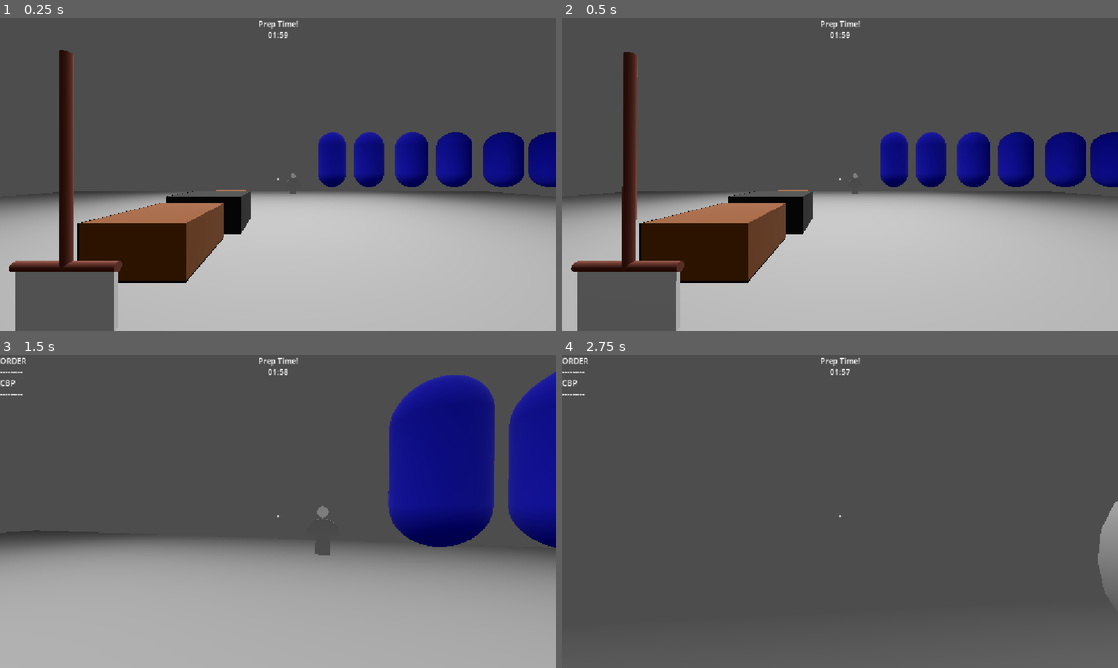
Above: before the commit, frames 1-4 (two rows, left to right).
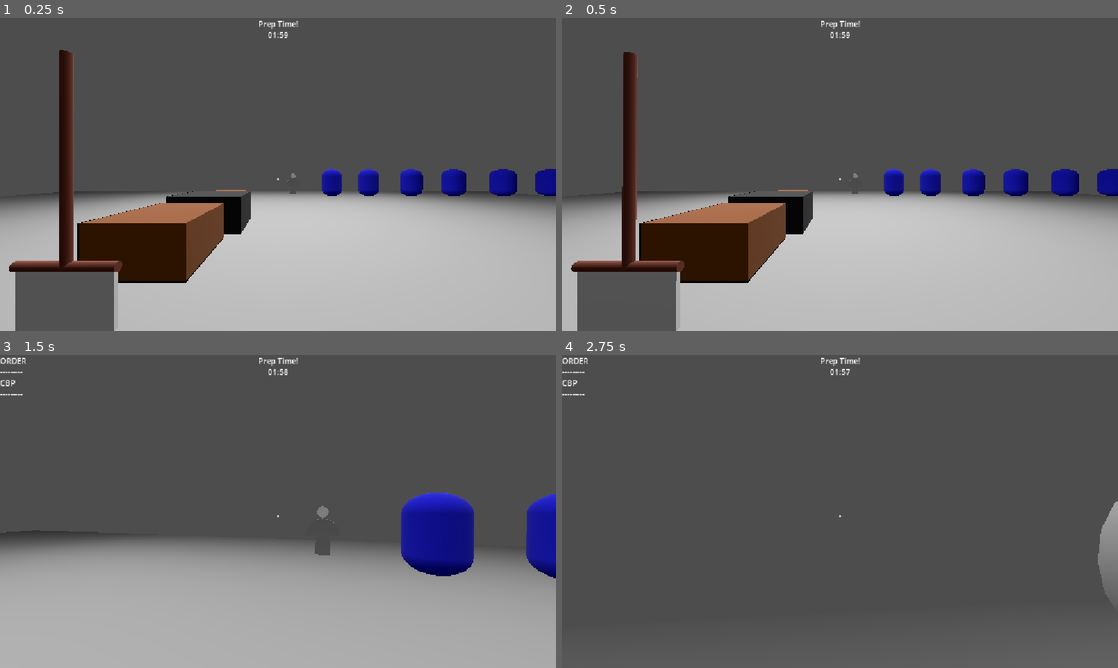
Above: after the commit, the same moments.

Repository: AlexLietha/Slacker
Game: Godot game, scene res://Scenes/test.tscn
Two runs of this game, one before a commit and one after it. Both use one fixed random seed, a clock stepped at 60 frames per second and the inputs below. The project has no main scene, so this scene is started directly.
Inputs (mouse positions are in pixels of both pictures, inside the frame that each line leads up to):
- Up to frame 1 (0.25 s): no input
- Up to frame 2 (0.5 s): no input
- Up to frame 3 (1.5 s): tap Enter (ui_accept) at 0.5, 0.77 s; move the mouse to (305, 511) at 0.52 s; hold W (moveForward) from 0.53 s (still down); right-click (305, 511) at 0.6 s; move the mouse to (250, 511) at 1.27 s; tap E (interact) at 1.35 s
- Up to frame 4 (2.75 s): keep holding W (moveForward); tap Enter (ui_accept) at 1.52 s; move the mouse to (851, 505) at 2.02 s; tap ` (reassignRoles) at 2.1 s

The runs differ from the first frame. In frame 1, 5.6% of the frame differs, in the area x 57-100%, y 36-57%; in frame 2, 5.6%; in frame 3, 14%, in the area x 69-100%, y 5-72%; in frame 4, nothing differs.

Commit message:
Modified cook size to not be so massive in the test scene

Diff:
--- a/slacker/Scenes/cook.tscn
+++ b/slacker/Scenes/cook.tscn
@@ -9,24 +9,26 @@
 [sub_resource type="CylinderMesh" id="CylinderMesh_cx7oh"]
 height = 1.5333862
 
-[node name="Player" type="Node3D" unique_id=1194345959]
+[node name="Player" type="Node3D" unique_id=1194345959 node_paths=PackedStringArray("camera")]
+transform = Transform3D(1, 0, 0, 0, 1, 0, 0, 0, 1, 0, -0.47461867, 0)
 script = ExtResource("1_4flbx")
+camera = NodePath("Camera3D")
 
 [node name="PlayerMesh" type="MeshInstance3D" parent="." unique_id=1610241444]
-transform = Transform3D(1, 0, 0, 0, 1, 0, 0, 0, 1, 0, 1, 0)
+transform = Transform3D(0.7, 0, 0, 0, 0.5, 0, 0, 0, 0.7, 0, 1, 0)
 layers = 3
 mesh = SubResource("CapsuleMesh_4flbx")
 
-[node name="PlayerCollision" type="CollisionShape3D" parent="." unique_id=1799967937]
-transform = Transform3D(1, 0, 0, 0, 1, 0, 0, 0, 1, 0, 1, 0)
+[node name="PlayerCollision" type="CollisionShape3D" parent="PlayerMesh" unique_id=1799967937]
+transform = Transform3D(0.99999994, 0, 0, 0, 0.99999994, 0, 0, 0, 0.99999994, 0, 0, 0)
 shape = SubResource("CapsuleShape3D_4flbx")
 
 [node name="Camera3D" type="Camera3D" parent="." unique_id=1778209858]
-transform = Transform3D(1, 0, 0, 0, 1, 0, 0, 0, 1, 0, 1.610853, 0)
+transform = Transform3D(1, 0, 0, 0, 1, 0, 0, 0, 1, 0, 1.3023819, 0)
 
 [node name="RayCast3D" type="RayCast3D" parent="Camera3D" unique_id=2080041079]
 transform = Transform3D(0.94137865, 0.14354563, -0.11844573, -0.11269762, 0.0001914248, -0.99866796, -0.09062845, 1.4908035, 0.011533069, 0, 0, 0)
 
 [node name="Hat" type="MeshInstance3D" parent="Camera3D" unique_id=491779082]
-transform = Transform3D(0.8, 0, 0, 0, 0.6, 0, 0, 0, 0.8, 0, 0.6668856, 0)
+transform = Transform3D(0.56, 0, 0, 0, 0.36, 0, 0, 0, 0.56, 0, 0.3407539, 0)
 mesh = SubResource("CylinderMesh_cx7oh")
--- a/slacker/Scenes/test.tscn
+++ b/slacker/Scenes/test.tscn
@@ -54,22 +54,22 @@
 [node name="Players" type="Node" parent="." unique_id=929891748]
 
 [node name="Player" parent="Players" unique_id=1194345959 instance=ExtResource("8_0c07c")]
-transform = Transform3D(-1, 0, -1.509958e-07, 0, 1, 0, 1.509958e-07, 0, -1, 9.979236, 0.34267235, -7.483194)
+transform = Transform3D(-1, 0, -1.509958e-07, 0, 1, 0, 1.509958e-07, 0, -1, 9.979236, -0.49909234, -7.483194)
 
 [node name="Player2" parent="Players" unique_id=1302192116 instance=ExtResource("8_0c07c")]
-transform = Transform3D(-1, 0, -1.509958e-07, 0, 1, 0, 1.509958e-07, 0, -1, 8.238141, 0.34267235, -7.4831934)
+transform = Transform3D(-1, 0, -1.509958e-07, 0, 1, 0, 1.509958e-07, 0, -1, 8.238141, -0.49909234, -7.4831934)
 
 [node name="Player3" parent="Players" unique_id=59517641 instance=ExtResource("8_0c07c")]
-transform = Transform3D(-1, 0, -1.509958e-07, 0, 1, 0, 1.509958e-07, 0, -1, 6.4343214, 0.34267235, -7.4831934)
+transform = Transform3D(-1, 0, -1.509958e-07, 0, 1, 0, 1.509958e-07, 0, -1, 6.4343214, -0.49909234, -7.4831934)
 
 [node name="Player4" parent="Players" unique_id=581875996 instance=ExtResource("8_0c07c")]
-transform = Transform3D(-1, 0, -1.509958e-07, 0, 1, 0, 1.509958e-07, 0, -1, 4.876362, 0.34267235, -7.4831934)
+transform = Transform3D(-1, 0, -1.509958e-07, 0, 1, 0, 1.509958e-07, 0, -1, 4.876362, -0.49909234, -7.4831934)
 
 [node name="Player5" parent="Players" unique_id=1795255485 instance=ExtResource("8_0c07c")]
-transform = Transform3D(-1, 0, -1.509958e-07, 0, 1, 0, 1.509958e-07, 0, -1, 3.318307, 0.34267235, -7.4831934)
+transform = Transform3D(-1, 0, -1.509958e-07, 0, 1, 0, 1.509958e-07, 0, -1, 3.318307, -0.49909234, -7.4831934)
 
 [node name="Player6" parent="Players" unique_id=1385507306 instance=ExtResource("8_0c07c")]
-transform = Transform3D(-1, 0, -1.509958e-07, 0, 1, 0, 1.509958e-07, 0, -1, 1.9732661, 0.34267235, -7.483193)
+transform = Transform3D(-1, 0, -1.509958e-07, 0, 1, 0, 1.509958e-07, 0, -1, 1.9732661, -0.49909234, -7.483193)
 
 [node name="Broom2" parent="." unique_id=1768105010 instance=ExtResource("9_2cgwh")]
 transform = Transform3D(1, 0, 0, 0, 1, 0, 0, 0, 1, -1.0911354, 0, -1.0531983)
